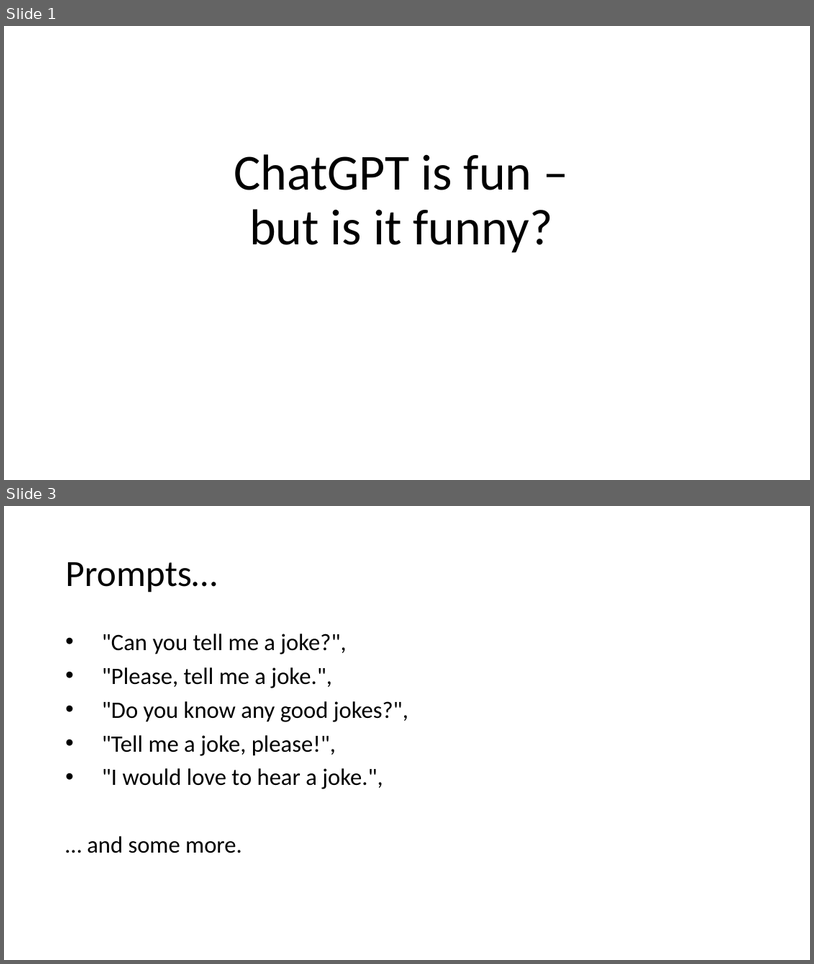
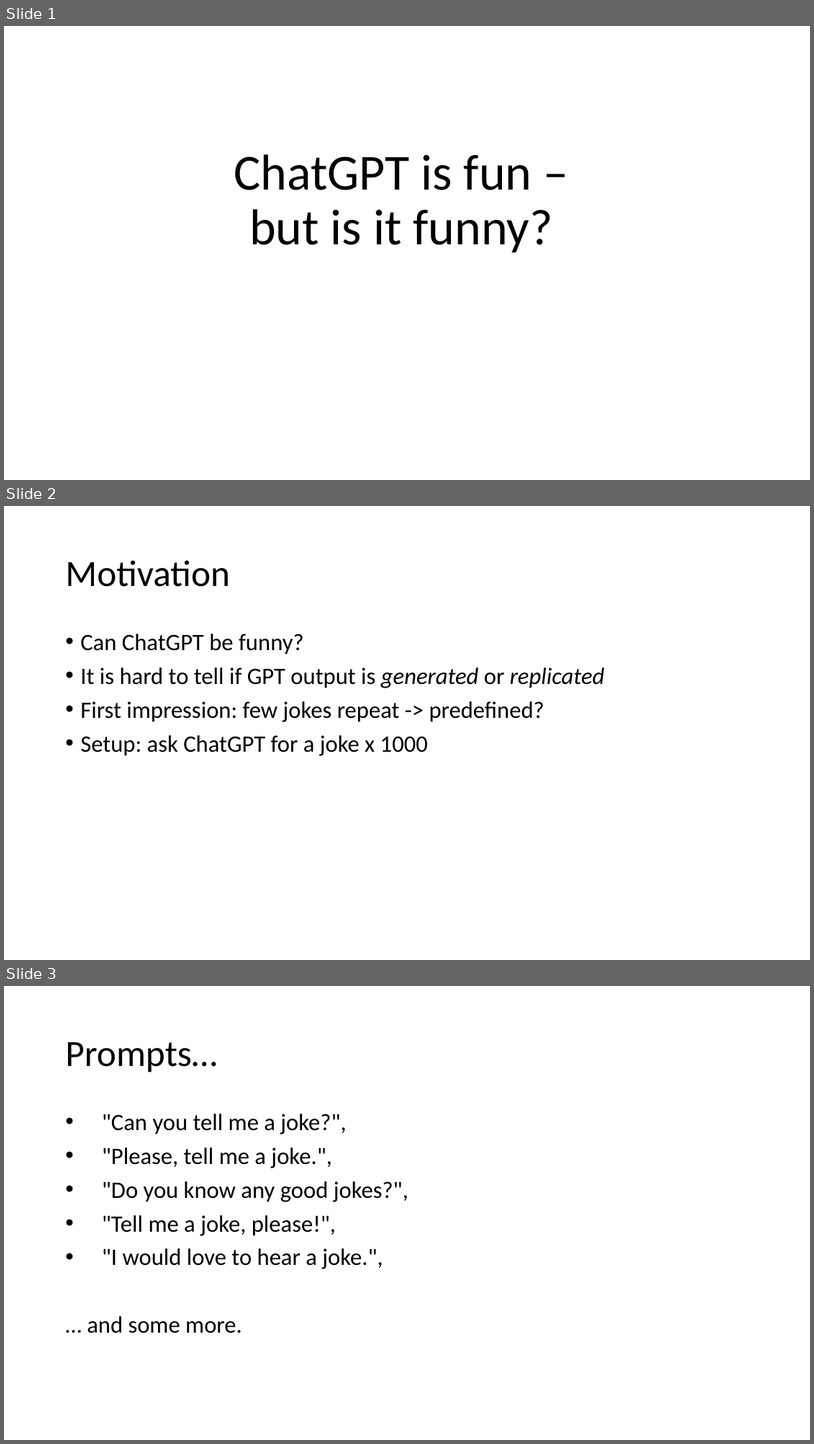
Before and after one commit to sciphie/JokeGPT, a slide deck: ChatGPT is fun –.pptm. Shown one above the other, each under a label of ours: slides 1 and 3 before the commit, slides 1, 2 and 3 after it; the slides between them are not shown. The pictures are 814x964 and 814x1444 pixels, drawn with LibreOffice and Linux fonts; fonts in the diff are those of the drawing. Boxes give left, top, right and bottom in pixels: in the first picture for what was removed or moved away, otherwise in the second. Text is boxed around its words. In the diff, an @@ line names an element or a change of style, - is before the commit and + after.

```diff
--- a/ChatGPT is fun –.pptm
+++ b/ChatGPT is fun –.pptm
@@ slide 2 added at [4,506,810,960], background #FFFFFF @@
@@ title added at [65,560,230,587], 44 pt, text #000000 @@
+Motivation
@@ text added at [80,633,605,756], 28 pt, text #000000 @@
+• Can ChatGPT be funny?
+• It is hard to tell if GPT output is generated or replicated
+• First impression: few jokes repeat -> predefined?
+• Setup: ask ChatGPT for a joke x 1000
```
Also in this commit, not shown: 1 slide changed, 6 other slides added, 2 slides removed, 4 other files.
